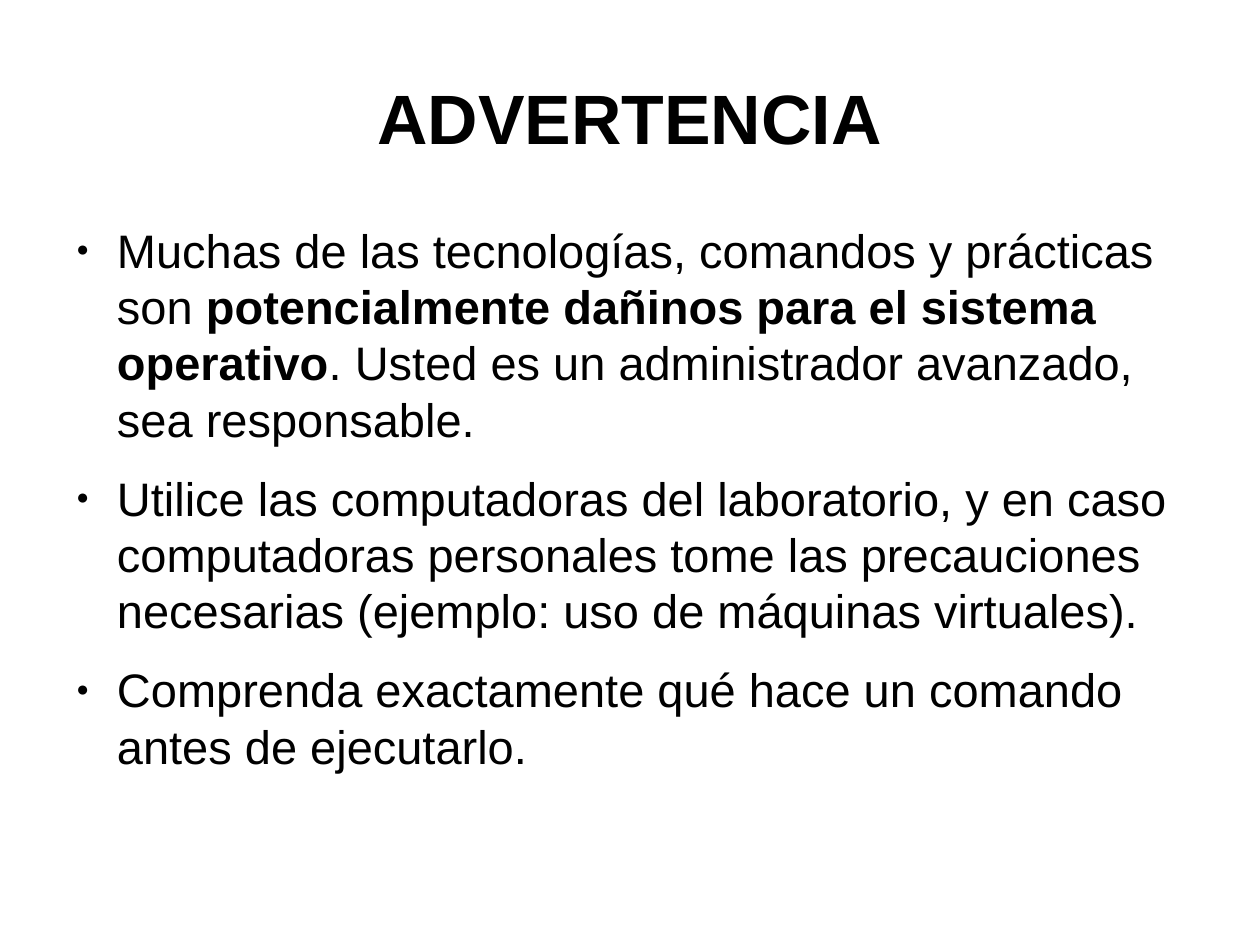
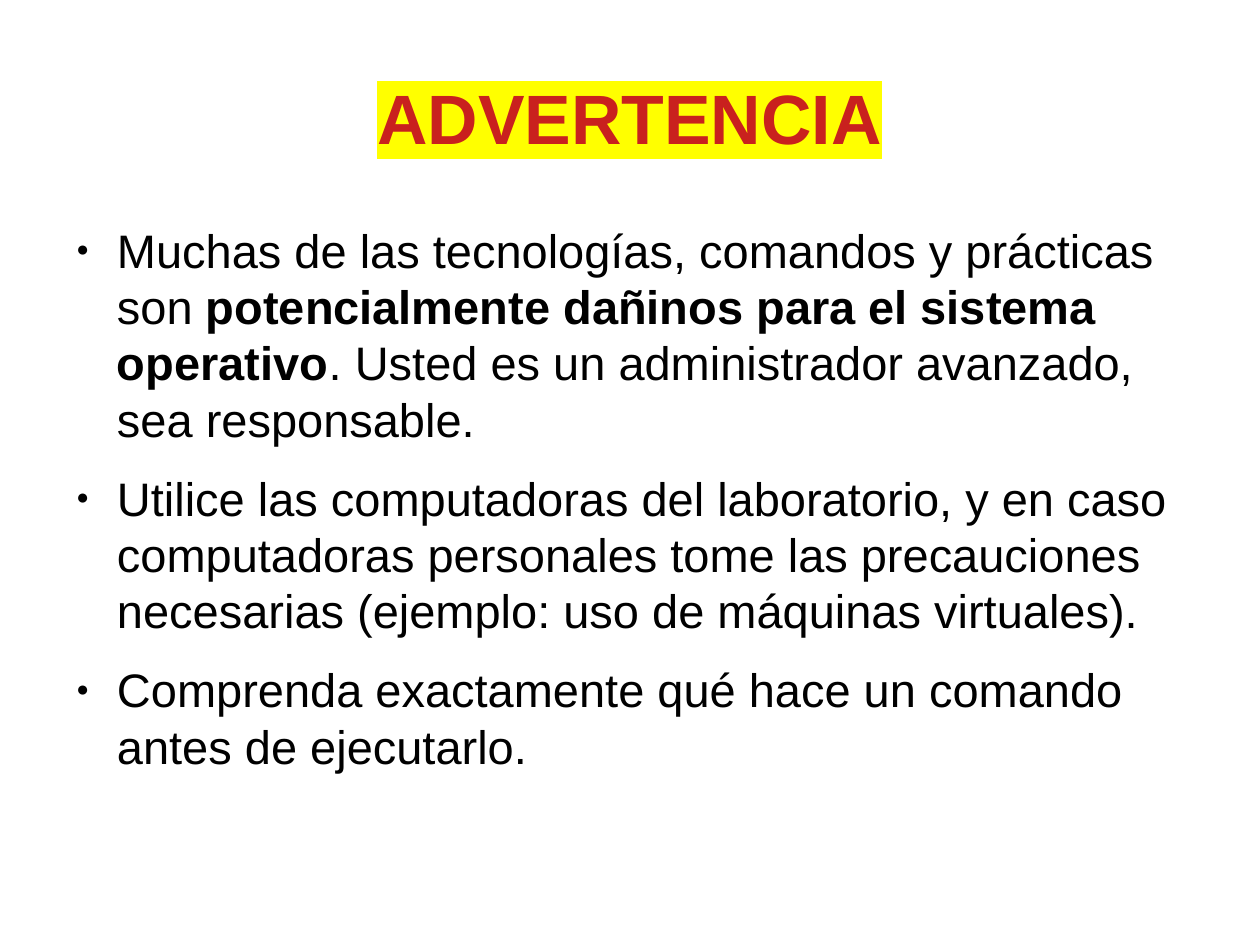
Before and after one commit to niniadcobre/asa, a slide deck: slide 6 of pautas.odp. Drawn at 1260x945 pixels with LibreOffice and Linux fonts; fonts in the diff are those of the drawing. Boxes give left, top, right and bottom in pixels: in the first picture for what was removed or moved away, otherwise in the second. Text is boxed around its words. In the diff, an @@ line names an element or a change of style, - is before the commit and + after.

```diff
--- a/pautas.odp
+++ b/pautas.odp
@@ title "ADVERTENCIA" at box(377, 95, 881, 145): text colour #000000 to #C9211E, highlight none to #FFFF00 @@
```
Also in this commit, not shown: 3 other slides changed, 8 other files.
